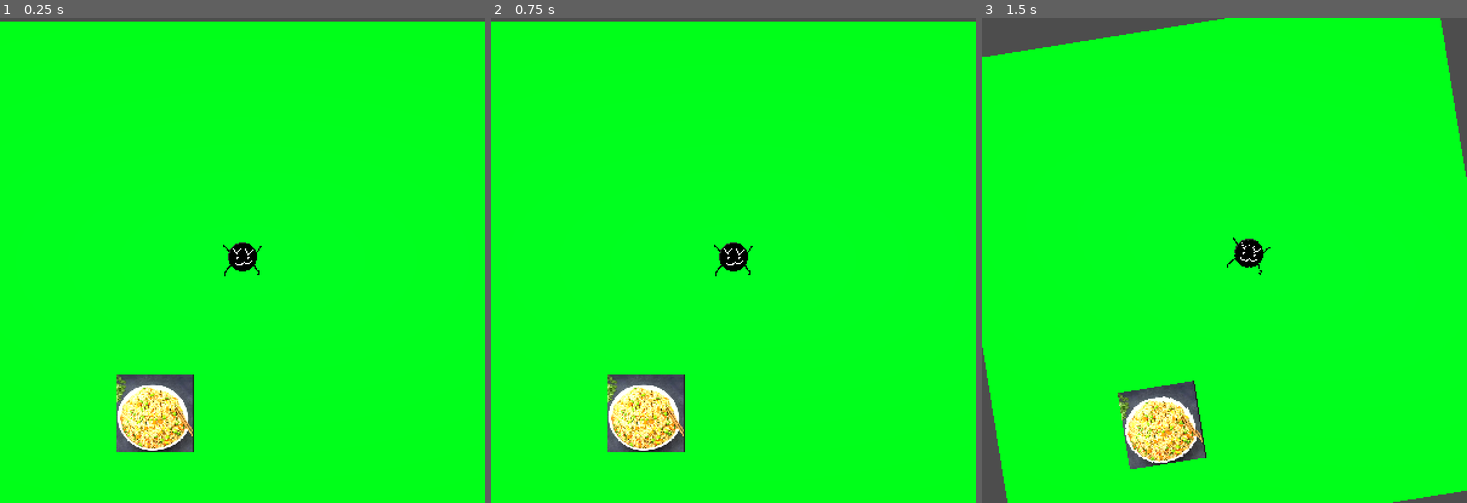
Above: before the commit, frames 1-3 (left to right).
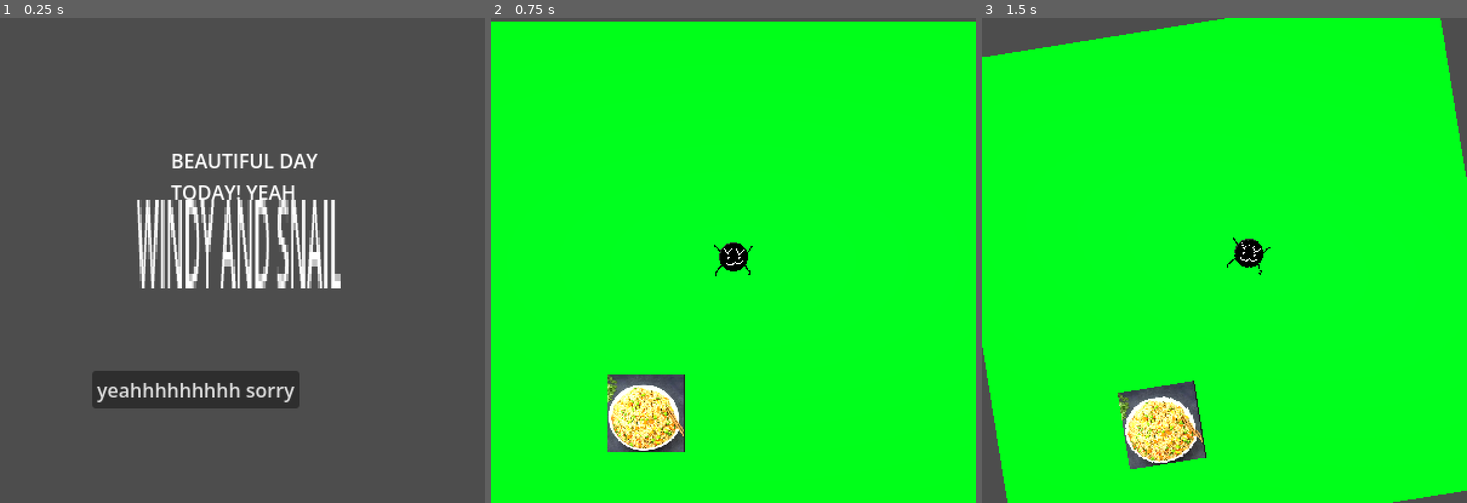
Above: after the commit, the same moments.

Repository: snailmusic/AMAZINGRPG
Game: Godot game, scene res://title.tscn
Same seed, same stepped clock (60 frames per second), same inputs: the game is played once before the commit and once after it. Before the commit the project starts from res://meow.tscn.
Inputs (mouse positions are in pixels of both pictures, inside the frame that each line leads up to):
- Up to frame 1 (0.25 s): no input
- Up to frame 2 (0.75 s): click (685, 391) at 0.5 s, where only the run after the commit has a clickable "yeahhhhhhhhh sorry"
- Up to frame 3 (1.5 s): tap Enter at 1.25 s; hold Right (ui_right) from 1.28 s (still down); tap J at 1.35 s

The runs differ from the first frame. In frame 1, 99% of the frame differs, in the area x 0-100%, y 0-100%; in frame 2, nothing differs; in frame 3, nothing differs.

Commit message:
we stan dinidinmeaonw

Diff:
--- /dev/null
+++ b/button.gd
@@ -0,0 +1,15 @@
+extends Button
+
+
+# Called when the node enters the scene tree for the first time.
+func _ready() -> void:
+	pass # Replace with function body.
+
+
+# Called every frame. 'delta' is the elapsed time since the previous frame.
+func _process(delta: float) -> void:
+	pass
+
+
+func _on_pressed() -> void:
+	get_tree().change_scene_to_file("res://meow.tscn")
--- a/project.godot
+++ b/project.godot
@@ -11,7 +11,7 @@
 [application]
 
 config/name="AMAZINGRPG!!!"
-run/main_scene="uid://1d8rrpg5bpyf"
+run/main_scene="uid://bbrfmymgi60bj"
 config/features=PackedStringArray("4.6", "Mobile")
 config/icon="res://icon.svg"
 
--- /dev/null
+++ b/title.tscn
@@ -0,0 +1,31 @@
+[gd_scene format=3 uid="uid://bbrfmymgi60bj"]
+
+[ext_resource type="Script" uid="uid://dopx0jll6jls7" path="res://button.gd" id="1_y7k74"]
+
+[node name="Label" type="Label" unique_id=1843281769]
+offset_left = 141.0
+offset_top = 106.0
+offset_right = 262.0
+offset_bottom = 155.0
+text = "BEAUTIFUL DAY
+TODAY! YEAH"
+
+[node name="Label" type="Label" parent="." unique_id=1141294444]
+layout_mode = 0
+offset_left = -28.0
+offset_top = 8.000004
+offset_right = 115.0
+offset_bottom = 62.000004
+scale = Vector2(1.1864667, 6.058152)
+text = "WINDY AND SNAIL"
+
+[node name="Button" type="Button" parent="." unique_id=596622681]
+layout_mode = 0
+offset_left = -65.0
+offset_top = 185.0
+offset_right = 106.0
+offset_bottom = 216.0
+text = "yeahhhhhhhhh sorry"
+script = ExtResource("1_y7k74")
+
+[connection signal="pressed" from="Button" to="Button" method="_on_pressed"]
Not shown, added: button.gd.uid
Binary file added: gfx/otamatotone.png
Not shown, added: gfx/otamatotone.png.import
Not shown, added: music/world theme two.mp3.import
Not shown, added: gfx/otamatotone.pixi
Not shown, added: music/world theme two.mp3
